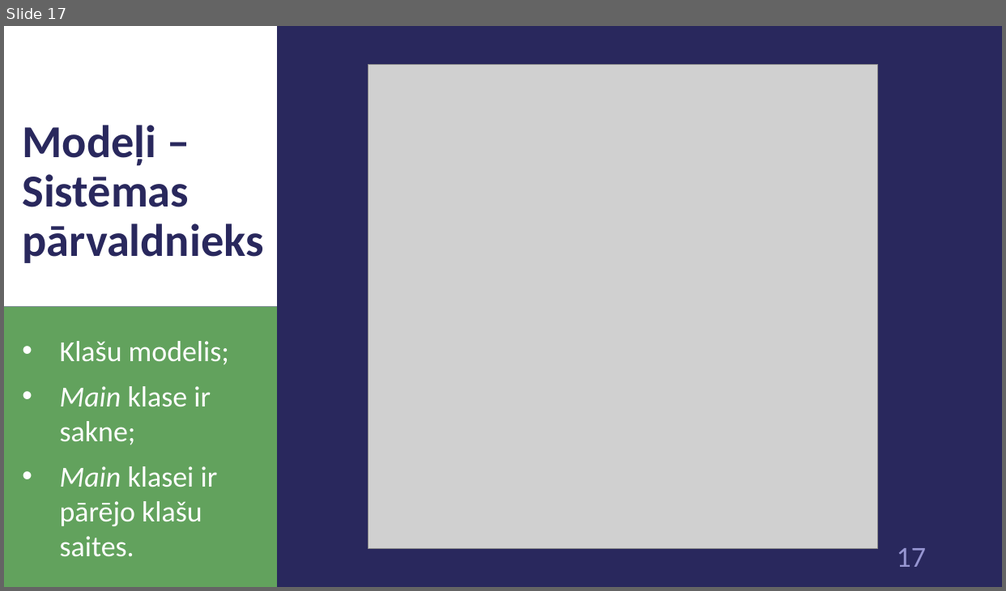
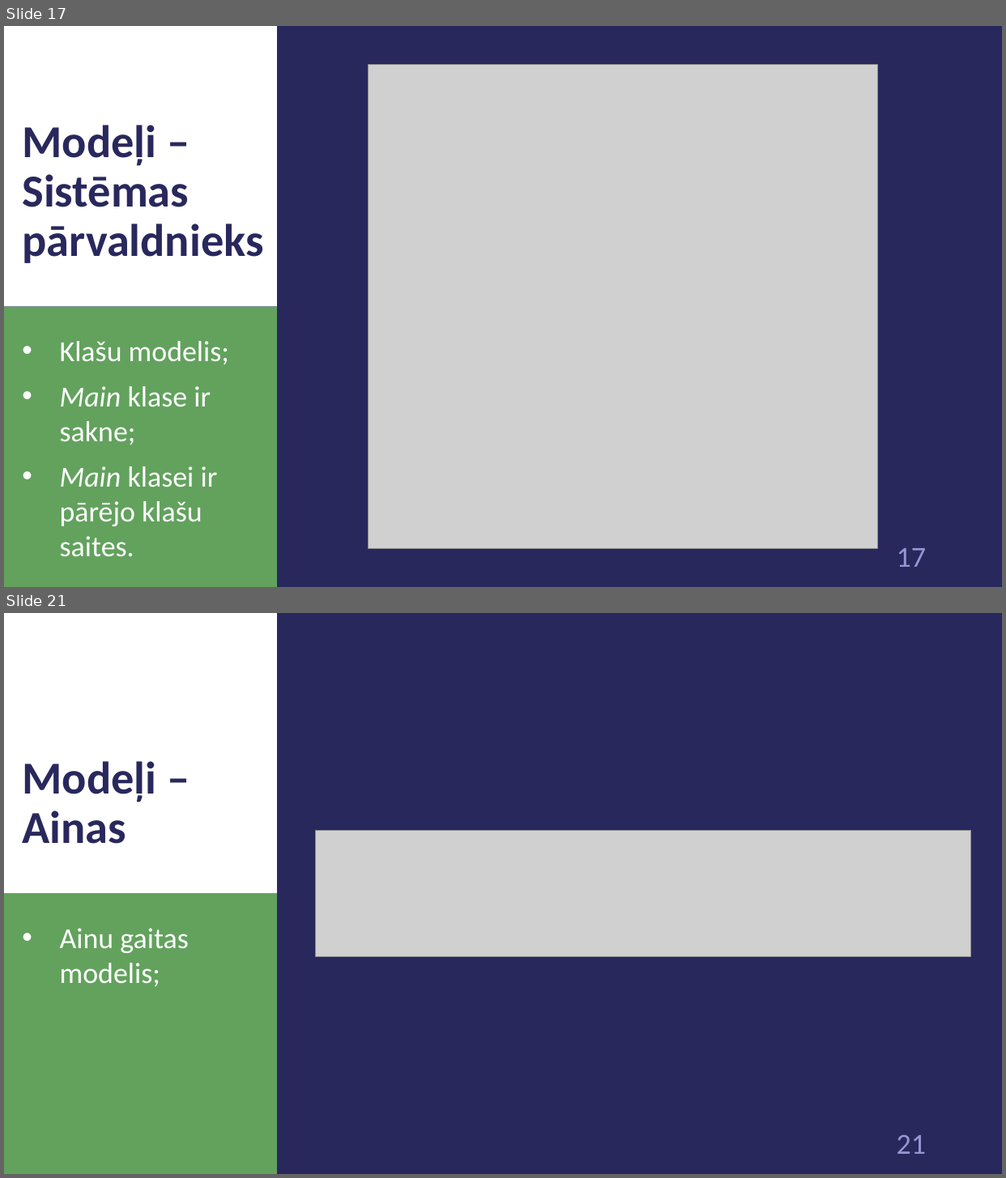
Before and after one commit to 1ivyatan/drumstalotajs, a slide deck: Documentation/Prezentācija.pptx. Shown one above the other, each under a label of ours: slide 17 before the commit, slides 17 and 21 after it; the slides between them are not shown. The pictures are 1006x591 and 1006x1178 pixels, drawn with LibreOffice and Linux fonts; fonts in the diff are those of the drawing; grey boxes stand for pictures. Boxes give left, top, right and bottom in pixels: in the first picture for what was removed or moved away, otherwise in the second. Text is boxed around its words. In the diff, an @@ line names an element or a change of style, - is before the commit and + after.

Commit message:
add model images

```diff
--- a/Documentation/Prezentācija.pptx
+++ b/Documentation/Prezentācija.pptx
@@ slide 21 added at [4,613,1002,1174], background #29285D; not listed: 3 template elements that a slide beside it also shows @@
@@ title added at [22,761,156,844], 44 pt, text #29285D, bold @@
+Modeļi – Ainas
@@ picture added at [316,831,971,956] @@
@@ text added at [60,928,188,987], 28 pt, text #FFFFFF @@
+• Ainu gaitas modelis;
```
Also in this commit, not shown: 4 slides changed, 12 other slides added, 1 slide removed.
